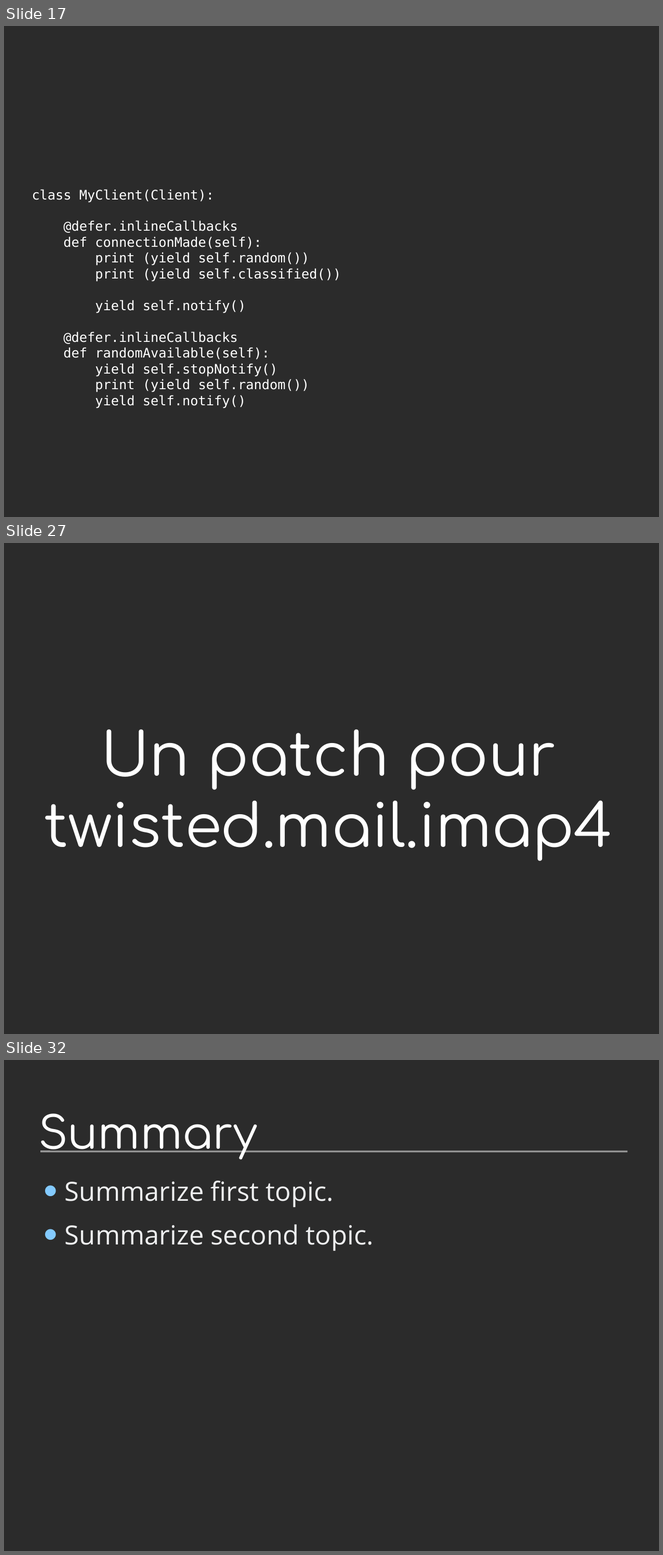
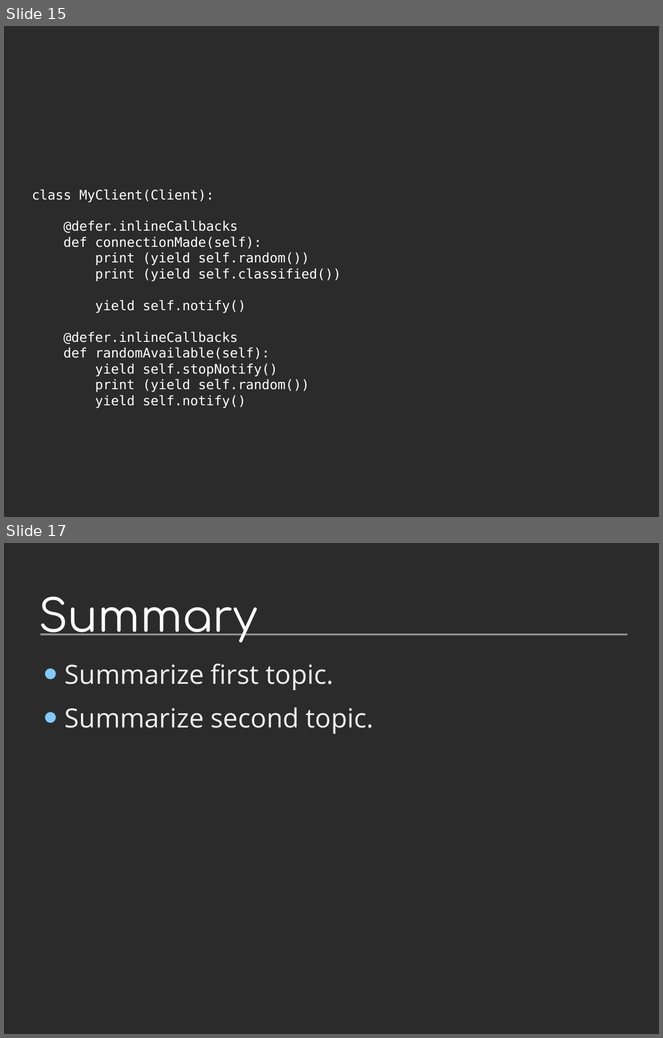
Before and after one commit to jdb/jdb.github.com, a slide deck: imap_idle/pycon-presentation/imap-idle-makingoff.odp. Shown one above the other, each under a label of ours: slides 17, 27 and 32 before the commit, slides 15 and 17 after it; the slides between them are not shown. The pictures are 663x1555 and 663x1038 pixels, drawn with LibreOffice and Linux fonts; fonts in the diff are those of the drawing; background and template pictures are left out; a plain dark background stands for a picture behind light text. Boxes give left, top, right and bottom in pixels: in the first picture for what was removed or moved away, otherwise in the second. Text is boxed around its words. In the diff, an @@ line names an element or a change of style, - is before the commit and + after.

```diff
--- a/imap_idle/pycon-presentation/imap-idle-makingoff.odp
+++ b/imap_idle/pycon-presentation/imap-idle-makingoff.odp
@@ slide 27 removed at [4, 543, 659, 1034], background picture (left out) @@
@@ title removed at [44, 729, 612, 861] @@
-Un patch pour twisted.mail.imap4
@@ what was slide 17 is now slide 15 @@
@@ what was slide 32 is now slide 17 @@
```
Also in this commit, not shown: 1 slide changed, 2 slides added, 16 other slides removed.
